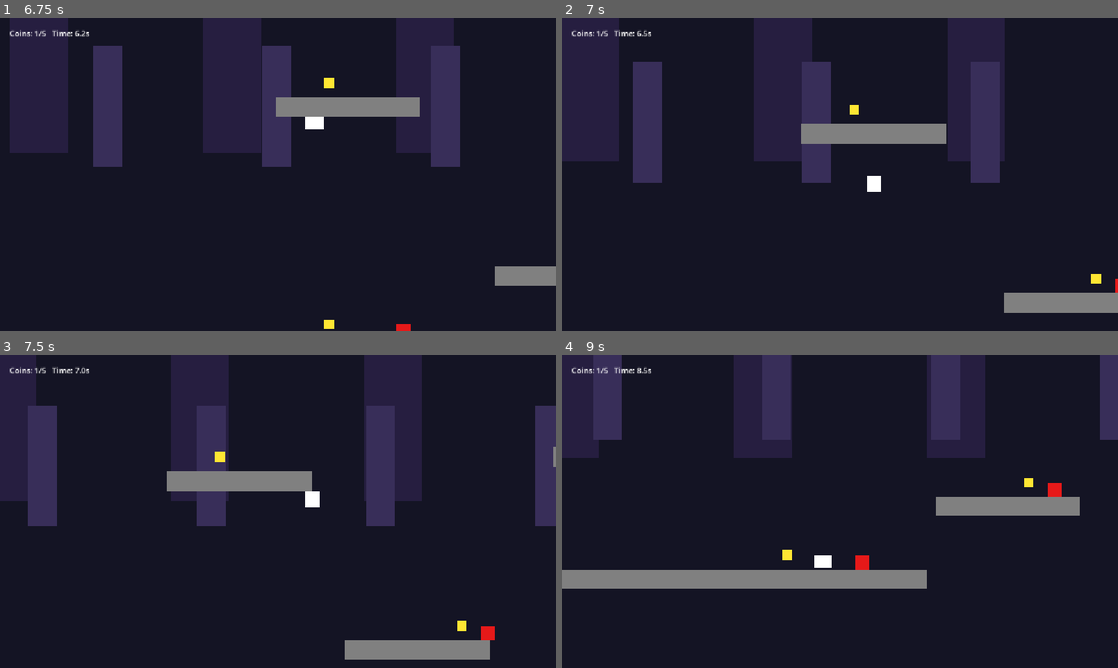
Above: before the commit, frames 1-4 (two rows, left to right).
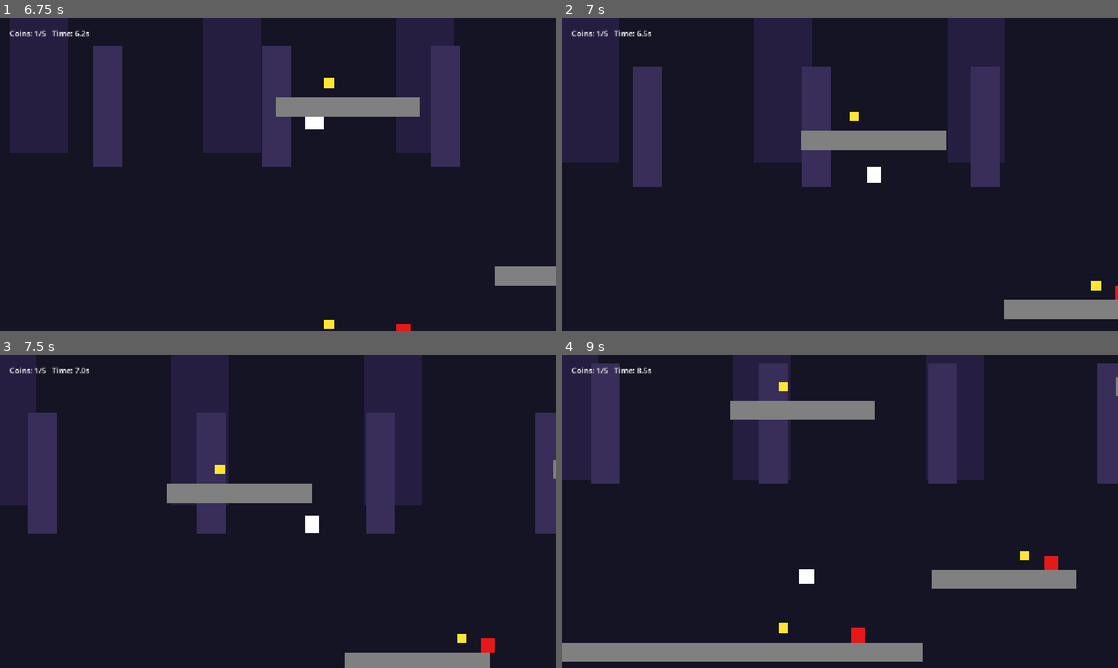
Above: after the commit, the same moments.

Repository: kavinjaganathan/inversion-jumpstart
Game: Godot game, scene res://MainMenu.tscn
Same seed, same stepped clock (60 frames per second), same inputs: the game is played once before the commit and once after it.
Inputs:
- Up to frame 1 (6.75 s): tap Space (jump) at 0.5, 1.52, 1.55, 1.82, 2.3, 2.85, 3.02, 3.32, 4.52, 4.55, 4.82, 6.02, 6.05, 6.32 s; hold Space (jump) 0.53-1.28 s; hold D (move_right) 0.53-2.03 s; tap Shift (flip_gravity) at 1.35, 3.6, 5.85 s; hold R 2.03-2.78 s; hold A (move_left) 2.03-4.28 s; hold Space (jump) 3.53-4.28 s; hold D (move_right) from 4.28 s (still down); tap R at 4.35 s; hold Space (jump) 5.03-5.78 s; hold R from 6.53 s (still down)
- Up to frame 2 (7 s): keep holding D (move_right); keep holding R; tap Space (jump) at 6.77, 6.8 s
- Up to frame 3 (7.5 s): keep holding D (move_right); tap Space (jump) at 7.07, 7.35 s; release R at 7.28 s
- Up to frame 4 (9 s): tap Space (jump) at 7.52, 7.82 s; release D (move_right) at 8.03 s; hold Space (jump) 8.03-8.78 s; hold A (move_left) from 8.03 s (still down); tap Shift (flip_gravity) at 8.1 s; tap R at 8.85 s

Frame 1 is identical in both runs. In frame 2, 2.8% of the frame differs, in the area x 0-100%, y 14-97%; in frame 3, 5.4%; in frame 4, 19%, in the area x 0-100%, y 0-98%.

Commit message:
Variable jump, lives/health, void death, level 3

Diff:
--- a/Main.gd
+++ b/Main.gd
@@ -4,6 +4,9 @@
 var current_level = 1
 var elapsed_time = 0.0
 var timer_running = true
+var lives = 3
+var max_lives = 3
+
 
 func _ready():
 	RenderingServer.set_default_clear_color(Color(0.08, 0.08, 0.14))
@@ -18,6 +21,8 @@
 		$UI/CoinLabel.text = "Coins: %d/%d   Time: %.1fs" % [Game.coins, Game.total_coins, elapsed_time]
 	if Input.is_key_pressed(KEY_R) and Input.is_key_pressed(KEY_SHIFT):
 		get_tree().reload_current_scene()
+	if $Player.global_position.y > 1000 or $Player.global_position.y < -1000:
+		lose_life()
 
 func _physics_process(_delta):
 	var t = Time.get_ticks_msec() / 1000.0
@@ -31,8 +36,10 @@
 func build_level():
 	if current_level == 1:
 		build_level_1()
+	elif current_level == 2:
+		build_level_2()
 	else:
-		build_level_2()
+		build_level_3()
 
 func build_level_1():
 	var platforms = [
@@ -83,6 +90,25 @@
 		add_spike(s)
 
 	add_goal(Vector2(1750, 220))
+	$Player.position = Vector2(50, 350)
+
+func build_level_3():
+	add_platform(0, 400, 300, 40)
+	add_platform(500, -300, 300, 40)   # ceiling only — must flip to reach
+	add_platform(1000, 400, 300, 40)   # back to floor
+	add_platform(1500, -300, 300, 40)  # ceiling again
+	add_platform(2000, 400, 400, 40)   # final floor stretch
+	add_platform(750, 50, 150, 30, Vector2(0, 1), 200, 1.0) # vertical mover in the void gap
+
+	var coins = [Vector2(650, -340), Vector2(1150, 360), Vector2(1650, -340), Vector2(2100, 360)]
+	for c in coins:
+		add_coin(c)
+
+	var spikes = [Vector2(300, 400), Vector2(1300, -300)]
+	for s in spikes:
+		add_spike(s)
+
+	add_goal(Vector2(2300, 320))
 	$Player.position = Vector2(50, 350)
 
 func add_platform(x, y, w, h, move_dir = Vector2.ZERO, move_dist = 0, move_speed = 1.0):
@@ -170,8 +196,8 @@
 					if is_instance_valid(self):
 						$UI/WinLabel.text = ""
 				)
-			elif current_level == 1:
-				current_level = 2
+			elif current_level < 3:
+				current_level += 1
 				reload_level()
 			else:
 				timer_running = false
@@ -197,6 +223,13 @@
 	coin_label.name = "CoinLabel"
 	coin_label.position = Vector2(20, 20)
 	ui.add_child(coin_label)
+	if has_node("UI/LifeLabel"):
+		$UI/LifeLabel.text = "Lives: " + "❤️".repeat(Game.lives)
+
+	var life_label = Label.new()
+	life_label.name = "LifeLabel"
+	life_label.position = Vector2(20, 50)
+	ui.add_child(life_label)
 
 	var win_label = Label.new()
 	win_label.name = "WinLabel"
@@ -251,3 +284,11 @@
 		if is_instance_valid(p):
 			p.queue_free()
 	)
+
+func lose_life():
+	Game.lives -= 1
+	if Game.lives <= 0:
+		Game.lives = Game.max_lives
+		Game.coins = 0
+		current_level = 1
+	get_tree().reload_current_scene()
--- a/player.gd
+++ b/player.gd
@@ -3,7 +3,9 @@
 const SPEED = 300.0
 const JUMP_VELOCITY = -420.0
 const GRAVITY = 1200.0
-
+const MAX_HOLD_TIME = 0.25
+var jump_held_time = 0.0
+var is_jumping = false
 var gravity_dir = 1
 var was_on_floor = true
 
@@ -20,7 +22,16 @@
 	velocity.x = direction * SPEED if direction else move_toward(velocity.x, 0, SPEED)
 
 	if Input.is_action_just_pressed("jump") and is_on_floor():
-		velocity.y = JUMP_VELOCITY * gravity_dir
+		velocity.y = JUMP_VELOCITY * 0.5 * gravity_dir
+		is_jumping = true
+		jump_held_time = 0.0
+
+	if is_jumping and Input.is_action_pressed("jump") and jump_held_time < MAX_HOLD_TIME:
+		velocity.y += JUMP_VELOCITY * 2.5 * gravity_dir * delta
+		jump_held_time += delta
+
+	if Input.is_action_just_released("jump") or jump_held_time >= MAX_HOLD_TIME:
+		is_jumping = false
 
 	move_and_slide()
 
